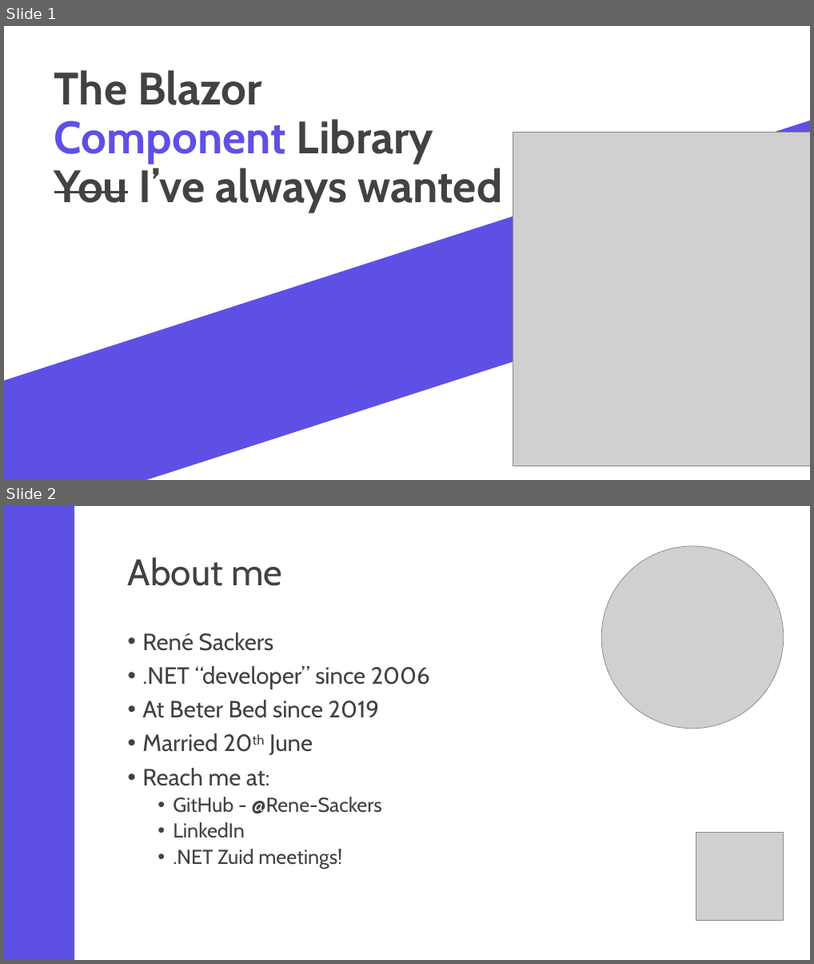
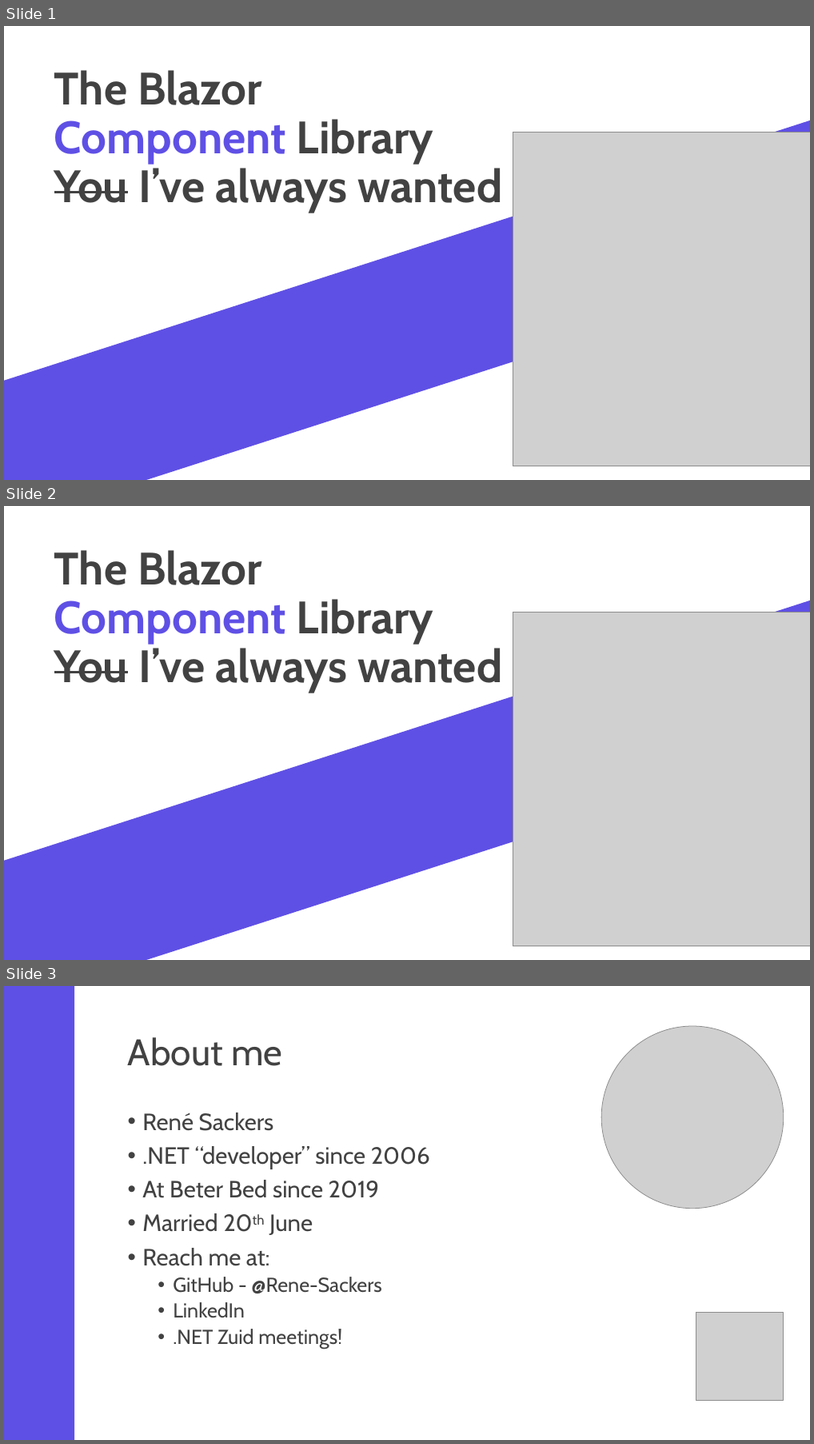
Before and after one commit to Rene-Sackers/presentation-mudblazor, a slide deck: powerpoint/MudBlazor presentation.pptx. Shown one above the other, each under a label of ours: slides 1 and 2 before the commit, slides 1, 2 and 3 after it. The pictures are 814x964 and 814x1444 pixels, drawn with LibreOffice and Linux fonts; fonts in the diff are those of the drawing; grey boxes stand for pictures. Boxes give left, top, right and bottom in pixels: in the first picture for what was removed or moved away, otherwise in the second. Text is boxed around its words. In the diff, an @@ line names an element or a change of style, - is before the commit and + after.

Commit message:
Sick stransition bro

```diff
--- a/powerpoint/MudBlazor presentation.pptx
+++ b/powerpoint/MudBlazor presentation.pptx
@@ slide 2 added at bbox=[4, 506, 810, 960], background #FFFFFF @@
@@ rectangle added at bbox=[4, 530, 810, 960], fill #5F50E5 @@
@@ title added at bbox=[54, 550, 502, 692], 54 pt, text #424242, bold @@
+The Blazor
+Component Library
+You I’ve always wanted
@@ picture added at bbox=[514, 612, 810, 947] @@
@@ what was slide 2 is now slide 3 @@
```
